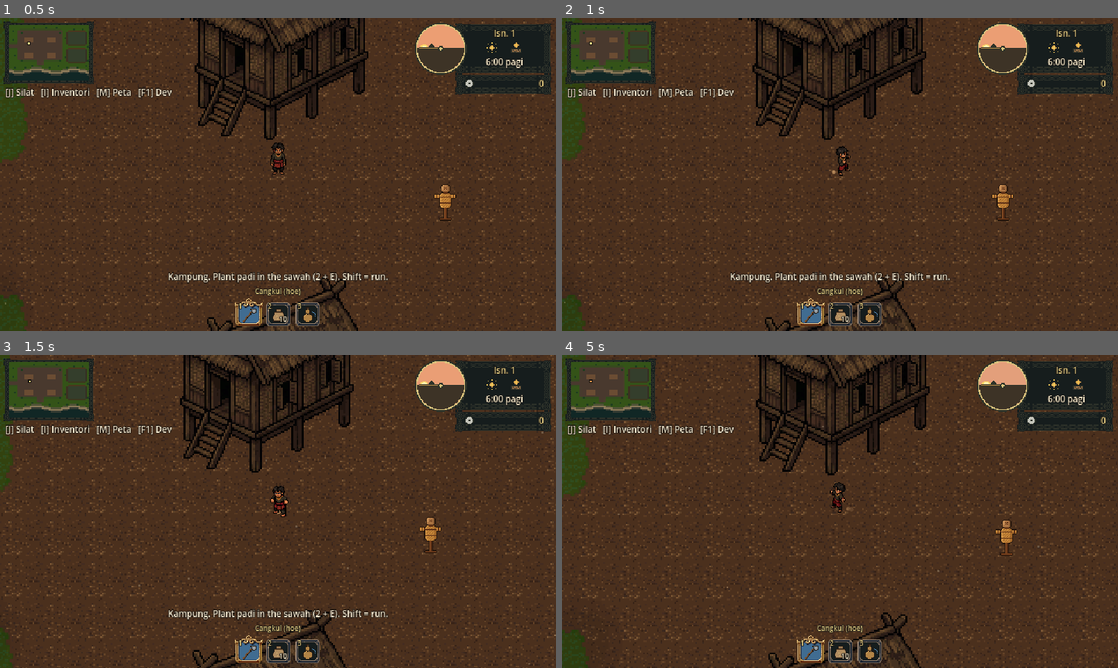
Above: before the commit, frames 1-4 (two rows, left to right).
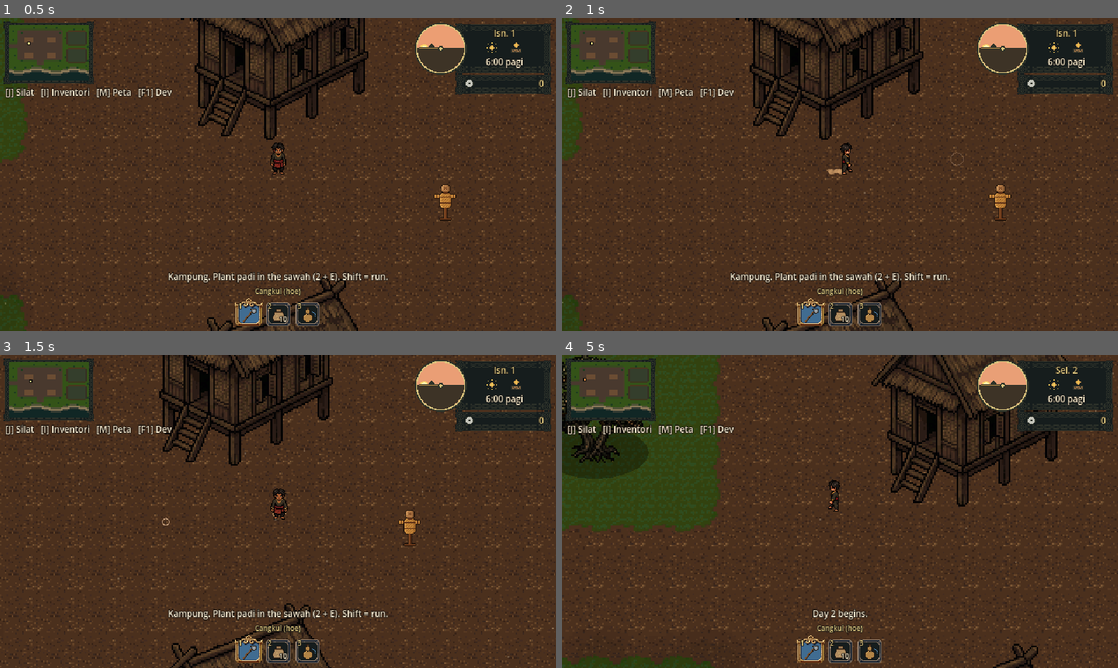
Above: after the commit, the same moments.

Repository: Hans2340/project-harvest
Game: Godot game, scene res://scenes/world/kampung.tscn
Two runs of this game, one before a commit and one after it. Both use one fixed random seed, a clock stepped at 60 frames per second and the inputs below.
Inputs (mouse positions are in pixels of both pictures, inside the frame that each line leads up to):
- Up to frame 1 (0.5 s): no input
- Up to frame 2 (1 s): tap Enter at 0.5 s; move the mouse to (962, 158) at 0.52 s; hold D (move_right) from 0.53 s (still down); hold J (attack) from 0.53 s (still down); click (962, 158) at 0.67 s; tap Shift (run) at 0.8 s
- Up to frame 3 (1.5 s): move the mouse to (166, 527) at 1.27 s; release D (move_right) at 1.28 s; release J (attack) at 1.28 s; hold S (move_down) from 1.28 s (still down); tap Shift (run) at 1.35 s; click (166, 527) at 1.42 s
- Up to frame 4 (5 s): tap J (attack) at 1.55, 3.05, 4.55 s; move the mouse to (895, 442) at 2.02 s; release S (move_down) at 2.03 s; hold D (move_right) 2.03-2.78 s; hold J (attack) 2.03-2.78 s; click (895, 442) at 2.17 s; tap Shift (run) at 2.3 s; move the mouse to (812, 574) at 2.77 s; hold W (move_up) 2.78-3.53 s; tap E (interact) at 2.85 s; click (812, 574) at 2.92 s; move the mouse to (1006, 558) at 3.52 s; hold Shift (run) 3.53-4.28 s; hold A (move_left) from 3.53 s (still down); click (1006, 558) at 3.67 s; move the mouse to (673, 464) at 4.27 s; tap 1 (tool_1) at 4.35 s; click (673, 464) at 4.42 s

Frame 1 is identical in both runs. In frame 2, 13% of the frame differs, in the area x 0-100%, y 0-100%; in frame 3, 15%; in frame 4, 27%.

Commit message:
Click-to-move: left click walks there (A* round houses and trees), walks up and strikes a target, or walks over and uses the tool on sawah; hover highlights

Diff:
--- a/project.godot
+++ b/project.godot
@@ -58,7 +58,6 @@
 attack={
 "deadzone": 0.2,
 "events": [Object(InputEventKey,"resource_local_to_scene":false,"resource_name":"","device":-1,"window_id":0,"alt_press …(192 unchanged characters)…
-, Object(InputEventMouseButton,"resource_local_to_scene":false,"resource_name":"","device":-1,"window_id":0,"alt_pressed":false,"shift_pressed":false,"ctrl_pressed":false,"meta_pressed":false,"button_mask":0,"position":Vector2(0, 0),"global_position":Vector2(0, 0),"factor":1.0,"button_index":1,"canceled":false,"pressed":false,"double_click":false,"script":null)
 ]
 }
 interact={
--- /dev/null
+++ b/scripts/player/click_cursor.gd
@@ -0,0 +1,67 @@
+class_name ClickCursor
+extends Node2D
+## What the mouse is pointing at, drawn in the world: a box on a tile the current tool can be
+## used on, corner brackets round something you can hit, and a ring where you clicked to walk.
+## Hidden while you play with the keyboard; it comes back when the mouse moves.
+
+const TOOL_COLOR := Color(1.0, 0.86, 0.45, 0.9)
+const HIT_COLOR := Color(1.0, 0.45, 0.35, 0.9)
+const MARK_TIME := 0.45
+
+var player: Node2D
+var mouse_active := false
+var _hover_cell := Vector2i(-999, -999)
+var _hover_target: Node2D = null
+var _mark := Vector2.ZERO
+var _mark_t := 0.0
+
+
+func _ready() -> void:
+	top_level = true   # world coordinates, not the player's
+	z_index = 20
+
+
+func mark(p: Vector2) -> void:
+	_mark = p
+	_mark_t = MARK_TIME
+
+
+func _input(event: InputEvent) -> void:
+	if event is InputEventMouseMotion or event is InputEventMouseButton:
+		mouse_active = true
+	elif event is InputEventKey and event.pressed:
+		mouse_active = false
+
+
+func _process(delta: float) -> void:
+	_mark_t = maxf(_mark_t - delta, 0.0)
+	_hover_target = null
+	_hover_cell = Vector2i(-999, -999)
+	if mouse_active and player and player.can_move:
+		var p := get_global_mouse_position()
+		_hover_target = player.hittable_at(p)
+		if _hover_target == null:
+			var c := Vector2i(floori(p.x / player.tile_size), floori(p.y / player.tile_size))
+			if player.is_use_target(c):
+				_hover_cell = c
+	queue_redraw()
+
+
+func _draw() -> void:
+	if _hover_cell.x > -999:
+		var ts: float = player.tile_size
+		var r := Rect2(Vector2(_hover_cell) * ts, Vector2(ts, ts)).grow(-1)
+		draw_rect(r, TOOL_COLOR, false, 1.0)
+		draw_rect(r.grow(-2), Color(TOOL_COLOR, 0.25), false, 1.0)
+	if _hover_target:
+		var c: Vector2 = _hover_target.hit_center()
+		var h: float = _hover_target.hit_radius() + 8.0
+		var arm := 4.0
+		for sx in [-1.0, 1.0]:
+			for sy in [-1.0, 1.0]:
+				var corner := c + Vector2(sx * h, sy * h * 1.6)
+				draw_line(corner, corner - Vector2(sx * arm, 0), HIT_COLOR, 1.0)
+				draw_line(corner, corner - Vector2(0, sy * arm), HIT_COLOR, 1.0)
+	if _mark_t > 0.0:
+		var k := _mark_t / MARK_TIME
+		draw_arc(_mark, 3.0 + (1.0 - k) * 6.0, 0, TAU, 16, Color(1, 1, 1, 0.8 * k), 1.0)
--- a/scripts/player/player.gd
+++ b/scripts/player/player.gd
@@ -23,7 +23,7 @@
 enum Anim { IDLE, WALK, RUN, ATK1, ATK2, ATK3 }
 const ANIM_FRAMES := [4, 8, 8, 3, 6, 7]
 const ANIM_FPS := [5.0, 10.0, 14.0, 12.0, 16.0, 14.0]
-## Silat combo (attack: J or left click): jab, cross, kick. Pressing attack again during a
+## Silat combo (attack: J, or left click on a target): jab, cross, kick. Pressing attack again during a
 ## strike queues the next one; the combo resets after the kick or when you stop pressing.
 const COMBO := [Anim.ATK1, Anim.ATK2, Anim.ATK3]
 const HIT_FRAME := [1, 5, 4]           ## frame where the fist or foot is furthest out
@@ -60,10 +60,30 @@
 var _target: Node2D = null   ## the strike's auto-target, if any
 var _dash_time := 0.0
 
+## Click-to-move (left click). On the ground: walk there, round houses and trees (hold the
+## button to keep following the cursor). On something hittable: walk up to it and strike. On a
+## cell the zone wants a tool used on (sawah, ripe padi): walk next to it and use the tool.
+## Any movement key takes control back.
+enum Click { NONE, WALK, ATTACK, USE }
+const ARRIVE := 2.0
+const FOLLOW_REPATH := 0.15        ## seconds between re-paths while holding the button
+const STUCK_TIME := 0.5
+var nav: NavGrid = null            ## built on the first click (the zone sets camera limits first)
+var cursor := ClickCursor.new()
+var _path := PackedVector2Array()
+var _click: int = Click.NONE
+var _click_target: Node2D = null
+var _click_cell := Vector2i.ZERO
+var _following := false
+var _repath := 0.0
+var _stuck := 0.0
+
 @onready var sprite: Sprite2D = $Sprite
 
 
 func _ready() -> void:
+	cursor.player = self
+	add_child(cursor)
 	var gs := get_node_or_null("/root/GameState")
 	if gs:
 		_apply_character(gs.character)
@@ -85,11 +105,17 @@
 	if can_move:
 		input = Input.get_vector("move_left", "move_right", "move_up", "move_down")
 	var running := Input.is_action_pressed("run")
-	velocity = input * (run_speed if running else speed)
+	var spd := run_speed if running else speed
+	if input != Vector2.ZERO or not can_move:
+		cancel_click()
+		velocity = input * spd
+	else:
+		velocity = _follow_path(delta, spd)
 	move_and_slide()
+	var moving := velocity.length() > 1.0
 	var anim: int = Anim.IDLE
-	if input != Vector2.ZERO:
-		_update_facing(input)
+	if moving:
+		_update_facing(velocity)
 		anim = Anim.RUN if running else Anim.WALK
 	if anim != _anim:
 		if anim == Anim.RUN or _anim == Anim.RUN:
@@ -104,6 +130,14 @@
 func _unhandled_input(event: InputEvent) -> void:
 	if not can_move:
 		return
+	if event is InputEventMouseButton and event.button_index == MOUSE_BUTTON_LEFT:
+		if event.pressed:
+			click_at(get_global_mouse_position())
+			_following = _click == Click.WALK
+		else:
+			_following = false
+		get_viewport().set_input_as_handled()
+		return
 	for i in 3:
 		if event.is_action_pressed("tool_%d" % (i + 1)):
 			current_tool = i
@@ -112,6 +146,158 @@
 		use_requested.emit(current_tool, target_cell())
 	if event.is_action_pressed("attack"):
 		attack()
+
+
+## What a left click at world point `p` does (see Click).
+func click_at(p: Vector2) -> void:
+	if not can_move:
+		return
+	var t := hittable_at(p)
+	if t:
+		_set_click(Click.ATTACK)
+		_click_target = t
+		if is_attacking() or _in_strike_range(t):
+			_path.clear()
+			attack()
+			_click = Click.NONE
+		else:
+			_path_to(t.global_position)
+		return
+	var cell := Vector2i(floori(p.x / tile_size), floori(p.y / tile_size))
+	if is_use_target(cell):
+		_set_click(Click.USE)
+		_click_cell = cell
+		_path_to_use(cell)
+		return
+	_set_click(Click.WALK)
+	_path_to(p)
+	cursor.mark(p)
+
+
+func cancel_click() -> void:
+	_path.clear()
+	_click = Click.NONE
+	_click_target = null
+	_following = false
+
+
+func is_walking_path() -> bool:
+	return not _path.is_empty()
+
+
+## The hittable whose body is under the point (a little forgiving), or null.
+func hittable_at(p: Vector2) -> Node2D:
+	for n in get_tree().get_nodes_in_group("hittable"):
+		if n.hit_center().distance_to(p) <= n.hit_radius() + 10.0:
+			return n
+	return null
+
+
+## The zone wants the current tool used on this cell when clicked (sawah, ripe padi...).
+func is_use_target(cell: Vector2i) -> bool:
+	var zone := get_tree().current_scene
+	return zone != null and zone.has_method("is_click_use_target") and zone.is_click_use_target(current_tool, cell)
+
+
+func _set_click(kind: int) -> void:
+	cancel_click()
+	_click = kind
+	_stuck = 0.0
+
+
+func _ensure_nav() -> void:
+	if nav:
+		return
+	var cam := get_node_or_null("Camera") as Camera2D
+	var area := Rect2(0, 0, 4096, 4096)
+	if cam and cam.limit_right < 1000000:
+		area = Rect2(cam.limit_left, cam.limit_top, cam.limit_right - cam.limit_left, cam.limit_bottom - cam.limit_top)
+	nav = NavGrid.new()
+	var ex: Array[RID] = [get_rid()]
+	nav.build(get_world_2d(), area, collision_mask, ex)
+
+
+func _path_to(p: Vector2) -> void:
+	_ensure_nav()
+	_path = nav.find_path(global_position, p)
+
+
+## Stand on the neighbouring tile nearest to us, facing the cell.
+func _path_to_use(cell: Vector2i) -> void:
+	_ensure_nav()
+	var c := (Vector2(cell) + Vector2(0.5, 0.5)) * tile_size
+	var best := PackedVector2Array()
+	var best_len := INF
+	for d in [Vector2.LEFT, Vector2.RIGHT, Vector2.UP, Vector2.DOWN]:
+		var stand: Vector2 = c + d * tile_size
+		if not nav.is_walkable(nav.cell_of(stand)):
+			continue
+		var path := nav.find_path(global_position, stand)
+		if path.is_empty() and global_position.distance_to(stand) > ARRIVE:
+			continue
+		var length := _path_length(path)
+		if length < best_len:
+			best_len = length
+			best = path
+	if best_len == INF:
+		cancel_click()
+		return
+	_path = best
+	if _path.is_empty():
+		_arrive()
+
+
+func _path_length(path: PackedVector2Array) -> float:
+	var length := 0.0
+	var prev := global_position
+	for q in path:
+		length += prev.distance_to(q)
+		prev = q
+	return length
+
+
+func _in_strike_range(t: Node2D) -> bool:
+	return t.hit_center().distance_to(_body_centre()) <= AUTO_RANGE
+
+
+## Velocity along the click path this frame (zero when there's none). Also handles following
+## the held button, striking a target once in range, and giving up when stuck.
+func _follow_path(delta: float, spd: float) -> Vector2:
+	if _following and Input.is_mouse_button_pressed(MOUSE_BUTTON_LEFT):
+		_repath -= delta
+		if _repath <= 0.0:
+			_repath = FOLLOW_REPATH
+			_path_to(get_global_mouse_position())
+	if _click == Click.ATTACK and is_instance_valid(_click_target) and _in_strike_range(_click_target):
+		_path.clear()
+		_click = Click.NONE
+		attack()
+		return Vector2.ZERO
+	if _path.is_empty():
+		return Vector2.ZERO
+	var to := _path[0] - global_position
+	if to.length() <= ARRIVE:
+		_path.remove_at(0)
+		if _path.is_empty():
+			_arrive()
+			return Vector2.ZERO
+		to = _path[0] - global_position
+	# Stuck against something the grid missed: give up.
+	_stuck = _stuck + delta if get_real_velocity().length() < spd * 0.2 else 0.0
+	if _stuck > STUCK_TIME:
+		cancel_click()
+		return Vector2.ZERO
+	return to.normalized() * minf(spd, to.length() / delta)
+
+
+func _arrive() -> void:
+	if _click == Click.USE:
+		var c := (Vector2(_click_cell) + Vector2(0.5, 0.5)) * tile_size
+		_update_facing(c - global_position)
+		if target_cell() == _click_cell:
+			use_requested.emit(current_tool, _click_cell)
+	_click = Click.NONE
+	_click_target = null
 
 
 func is_attacking() -> bool:
--- a/scripts/world/kampung.gd
+++ b/scripts/world/kampung.gd
@@ -170,6 +170,14 @@
 		if _corner(cell.x + d.x, cell.y + d.y) != "s":
 			return false
 	return true
+
+
+## Click-to-move asks this: should a left click on `cell` walk over and use `tool` on it?
+## Ripe padi (harvest) with any tool, or an empty sawah plot with the seeds.
+func is_click_use_target(tool: int, cell: Vector2i) -> bool:
+	if FarmState.is_ripe(cell):
+		return true
+	return tool == Player.Tool.SEEDS and is_sawah(cell) and not FarmState.plots.has(cell)
 
 
 ## Returns [source, atlas coords] for a cell, or [] if its corners mix an unsupported pair.
--- /dev/null
+++ b/scripts/world/nav_grid.gd
@@ -0,0 +1,119 @@
+class_name NavGrid
+extends RefCounted
+## Walkable grid for click-to-move: A* over half-tile cells (24 px) of a zone. A cell is solid
+## when a box the size of the player's feet at its centre touches any collision (houses, trees,
+## water, the dummy, the map edges). Built once per zone, the first time it is needed.
+
+const CELL := 24.0
+const PROBE := Vector2(14, 10)   ## a bit bigger than the player's feet (12 x 8)
+
+var astar := AStarGrid2D.new()
+var bounds := Rect2i()
+
+
+## Probe the physics world over `area` (world px). `exclude` = RIDs to ignore (the player).
+func build(world: World2D, area: Rect2, mask: int, exclude: Array[RID]) -> void:
+	bounds = Rect2i(0, 0, ceili(area.size.x / CELL), ceili(area.size.y / CELL))
+	astar.region = bounds
+	astar.cell_size = Vector2(CELL, CELL)
+	astar.offset = area.position + Vector2(CELL, CELL) / 2.0   # ids map to cell centres
+	astar.diagonal_mode = AStarGrid2D.DIAGONAL_MODE_ONLY_IF_NO_OBSTACLES
+	astar.default_compute_heuristic = AStarGrid2D.HEURISTIC_OCTILE
+	astar.default_estimate_heuristic = AStarGrid2D.HEURISTIC_OCTILE
+	astar.update()
+	var space := world.direct_space_state
+	var q := PhysicsShapeQueryParameters2D.new()
+	var box := RectangleShape2D.new()
+	box.size = PROBE
+	q.shape = box
+	q.collision_mask = mask
+	q.exclude = exclude
+	for y in bounds.size.y:
+		for x in bounds.size.x:
+			q.transform = Transform2D(0.0, centre(Vector2i(x, y)))
+			if not space.intersect_shape(q, 1).is_empty():
+				astar.set_point_solid(Vector2i(x, y))
+
+
+func centre(c: Vector2i) -> Vector2:
+	return astar.offset + Vector2(c) * CELL
+
+
+func cell_of(p: Vector2) -> Vector2i:
+	return Vector2i(((p - astar.offset) / CELL).round())
+
+
+func is_walkable(c: Vector2i) -> bool:
+	return bounds.has_point(c) and not astar.is_point_solid(c)
+
+
+## The walkable cell nearest to `c` (itself if walkable), searching outward a few rings.
+func nearest_walkable(c: Vector2i, rings := 4) -> Vector2i:
+	if is_walkable(c):
+		return c
+	for r in range(1, rings + 1):
+		var best := Vector2i(-1, -1)
+		var best_d := INF
+		for dy in range(-r, r + 1):
+			for dx in range(-r, r + 1):
+				if maxi(absi(dx), absi(dy)) != r:
+					continue
+				var n := c + Vector2i(dx, dy)
+				var d := Vector2(dx, dy).length()
+				if is_walkable(n) and d < best_d:
+					best_d = d
+					best = n
+		if best_d < INF:
+			return best
+	return Vector2i(-1, -1)
+
+
+## World-space waypoints from `from` to `to` (the last one is `to` itself when it is walkable).
+## Empty when there is no way there.
+func find_path(from: Vector2, to: Vector2) -> PackedVector2Array:
+	var a := nearest_walkable(cell_of(from), 2)
+	var b := nearest_walkable(cell_of(to))
+	if a.x < 0 or b.x < 0:
+		return PackedVector2Array()
+	var ids := astar.get_id_path(a, b)
+	if ids.is_empty():
+		return PackedVector2Array()
+	var pts := PackedVector2Array()
+	for i in range(1, ids.size()):   # skip the cell we stand in
+		pts.append(centre(ids[i]))
+	if b == cell_of(to):
+		if pts.is_empty():
+			pts.append(to)
+		else:
+			pts[pts.size() - 1] = to
+	return _smooth(from, pts)
+
+
+## Drop waypoints we can walk straight past (no solid cell on the straight line), so the walk
+## isn't zig-zag along the grid.
+func _smooth(from: Vector2, pts: PackedVector2Array) -> PackedVector2Array:
+	if pts.size() < 2:
+		return pts
+	var out := PackedVector2Array()
+	var cur := from
+	var i := 0
+	while i < pts.size():
+		var j := pts.size() - 1
+		while j > i and not _clear(cur, pts[j]):
+			j -= 1
+		out.append(pts[j])
+		cur = pts[j]
+		i = j + 1
+	return out
+
+
+func _clear(a: Vector2, b: Vector2) -> bool:
+	var steps := ceili(a.distance_to(b) / (CELL / 3.0))
+	for k in range(1, steps + 1):
+		var p := a.lerp(b, float(k) / steps)
+		# The feet are wider than a line: check the cells under both sides of the probe too.
+		for off in [Vector2.ZERO, Vector2(PROBE.x / 2, PROBE.y / 2), Vector2(-PROBE.x / 2, PROBE.y / 2),
+				Vector2(PROBE.x / 2, -PROBE.y / 2), Vector2(-PROBE.x / 2, -PROBE.y / 2)]:
+			if not is_walkable(cell_of(p + off)):
+				return false
+	return true
--- /dev/null
+++ b/tests/test_click_move.gd
@@ -0,0 +1,95 @@
+extends SceneTree
+## Headless test for click-to-move: walking, pathing round the home house, clicking the dummy
+## to strike it, clicking the sawah to plant, and WASD taking control back.
+## Run: godot --headless --path . -s tests/test_click_move.gd
+
+var ok := true
+var farm: Node
+
+
+func _initialize() -> void:
+	change_scene_to_file("res://scenes/world/kampung.tscn")
+	for i in 4:
+		await process_frame
+	farm = root.get_node("FarmState")
+	var z = current_scene
+	var p = z.player
+	var home: Vector2 = p.global_position
+
+	# Open ground, a few tiles right.
+	var goal := home + Vector2(150, 30)
+	p.click_at(goal)
+	_check(p.is_walking_path(), "a click on the ground gives a path")
+	await _walk(p, 400)
+	_check(p.global_position.distance_to(goal) < 6.0, "walked to the click (%.1f px off)" % p.global_position.distance_to(goal))
+
+	# Behind the home house: the straight line is blocked, so the path goes round it.
+	p.global_position = home
+	await physics_frame
+	goal = home + Vector2(0, -150)
+	p.click_at(goal)
+	_check(p._path.size() >= 2, "behind the house: the path turns (%d waypoints)" % p._path.size())
+	await _walk(p, 900)
+	_check(p.global_position.distance_to(goal) < 6.0, "walked round the house to the click (%.1f px off)" % p.global_position.distance_to(goal))
+
+	# Click the dummy from a few tiles away: walk up and strike it.
+	var d = z.dummy
+	var hits_before: int = d.hits
+	p.global_position = d.global_position + Vector2(-140, 40)
+	await physics_frame
+	p.click_at(d.hit_center())
+	await _until(func(): return d.hits > hits_before, 400)
+	_check(d.hits > hits_before, "clicking the dummy walks up and strikes it")
+
+	# Click an empty sawah plot with the seeds: walk next to it and plant.
+	var cell := _nearest_sawah(z, p.global_position)
+	_check(cell.x >= 0, "found an empty sawah plot")
+	p.current_tool = 1   # seeds
+	_check(p.is_use_target(cell), "the empty plot is a click target with the seeds")
+	p.click_at((Vector2(cell) + Vector2(0.5, 0.5)) * z.TILE)
+	await _until(func(): return farm.plots.has(cell), 900)
+	_check(farm.plots.has(cell), "clicking the plot walks over and plants it")
+	p.current_tool = 0
+	_check(not p.is_use_target(cell), "a planted plot isn't a click target any more")
+
+	# A movement key takes control back.
+	p.click_at(p.global_position + Vector2(200, 0))
+	await physics_frame
+	Input.action_press("move_down")
+	await physics_frame
+	await physics_frame
+	Input.action_release("move_down")
+	_check(not p.is_walking_path(), "a movement key cancels the click path")
+
+	print("RESULT: ", "PASS" if ok else "FAIL")
+	quit(0 if ok else 1)
+
+
+func _nearest_sawah(z, from: Vector2) -> Vector2i:
+	var best := Vector2i(-1, -1)
+	var best_d := INF
+	for y in z._height():
+		for x in z._width():
+			var c := Vector2i(x, y)
+			if z.is_sawah(c) and not farm.plots.has(c):
+				var dist := from.distance_to((Vector2(c) + Vector2(0.5, 0.5)) * z.TILE)
+				if dist < best_d:
+					best_d = dist
+					best = c
+	return best
+
+
+func _walk(p, max_frames: int) -> void:
+	await _until(func(): return not p.is_walking_path(), max_frames)
+
+
+func _until(cond: Callable, max_frames: int) -> void:
+	for i in max_frames:
+		if cond.call():
+			return
+		await physics_frame
+
+
+func _check(cond: bool, label: String) -> void:
+	print(("  ok   " if cond else "  FAIL ") + label)
+	ok = ok and cond
Not shown, added: scripts/player/click_cursor.gd.uid
Not shown, added: scripts/world/nav_grid.gd.uid
Not shown, added: tests/test_click_move.gd.uid
